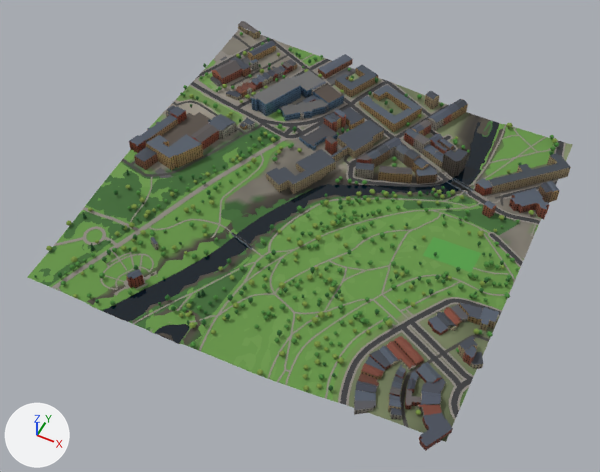
One commit to the glTF model glasgow-subway/data/city/city_5_2.glb: the scene before it, then after it.
Before and after are seen from a 50 mm camera at (-554.0, 604.0, 758.0) aimed at (-855.0, 1205.0, 7.0). Arrows for +X, +Y and +Z are at lower left; the lights stay in place. The first picture is the older version. Where no turn or scale is listed for an object, it has been applied to the vertices. Vertices at exactly the same position are counted once.

The first picture shows 'buildings_5_2', 'green_5_2', 'roads_5_2', 'terrain_5_2', 'water_5_2' and 1 more.
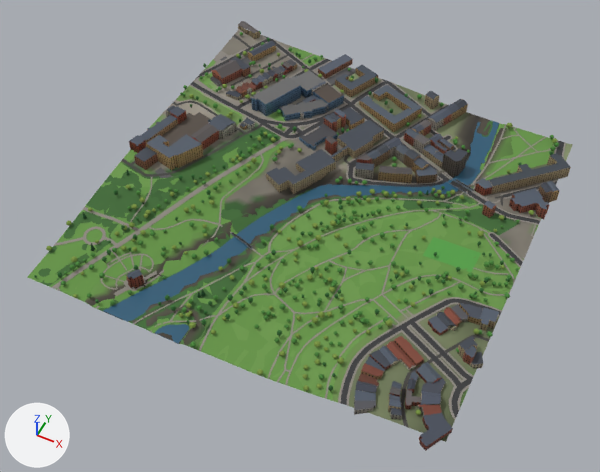
Where the change shows, as pixel boxes (x1, y1, x2, y2) in the pictures (600 x 472 px):
'water_5_2', surface changed, recoloured: (103, 120, 499, 344) in both
part 1 of me_buildings_5_2, deleted: before (150, 59, 406, 387)
part 2 of me_green_5_2, cut back: before (36, 133, 500, 370); after (39, 148, 495, 341)
part 3 of me_green_5_2, reshaped: before (481, 126, 555, 177); after (484, 127, 555, 175)

What changed in the scene script:
```text
Change mat_mat_water:
    where n2 = _N.new('ShaderNodeMix'); n2.name = 'Mix'
    n2.inputs[7].default_value: (0.0331, 0.0946, 0.133, 1.0) -> (0.787, 0.89, 1.0, 1.0)  # 'B', dark cyan #335766 -> 'B', pale blue #e5f2ff
Change me_buildings_5_2:
    used by ob_buildings_5_2; location = (-846.0, 1249.0, 39.0)
    remove me_buildings_5_2.from_pydata(...)  # 3030 vertices, 3760 faces; spans x -256.0..256.0, y -265.0..265.0, z -23.0..23.0
    add me_buildings_5_2.from_pydata(...)  # 2223 vertices, 2639 faces; spans x -256.0..256.0, y -265.0..265.0, z -23.0..23.0
    me_buildings_5_2 part 1: 8 loose pieces with 119 vertices, spanning x -201.0..187.0, y -212.0..188.0, z -17.0..18.0, are deleted
    other edits to the shape of me_buildings_5_2 do not show in these pictures
Change me_green_5_2:
    used by ob_green_5_2; location = (-850.0, 1250.0, 30.0)
    remove me_green_5_2.from_pydata(...)  # 3022 vertices, 3610 faces; spans x -250.0..250.0, y -250.0..250.0, z -14.0..14.0
    add me_green_5_2.from_pydata(...)  # 2515 vertices, 2595 faces; spans x -250.0..250.0, y -250.0..250.0, z -14.0..14.0
    me_green_5_2 part 2: 8 vertices moved from x -186.0..-29.0, y -171.0..-111.0, z -10.0..0.0 to x -197.0..-29.0, y -180.0..-106.0, z -10.0..-1.0; 605 vertices removed from x -239.0..239.0, y -239.0..76.0, z -13.0..11.0; 119 vertices added at x -229.0..222.0, y -228.0..66.0, z -11.0..10.0
    me_green_5_2 part 3: 24 vertices removed from x 164.0..225.0, y 159.0..238.0, z -11.0; 4 vertices added at x 178.0..207.0, y 179.0..222.0, z -11.0
    other edits to the shape of me_green_5_2 do not show in these pictures
Change me_water_5_2:
    where me_water_5_2.from_pydata(...)  # 216 vertices, 214 faces; spans x -152.0..152.0, y -250.0..250.0, z -3.0..3.0
    used by ob_water_5_2; location = (-844.0, 1250.0, 20.0)
    me_water_5_2 part 4: 214 faces centred in x -151.0..150.0, y -250.0..250.0, z -3.0..3.0 are repainted in the vertex colours; the middle colour goes from dark blue #2a4d5c to dark blue #326076
```
